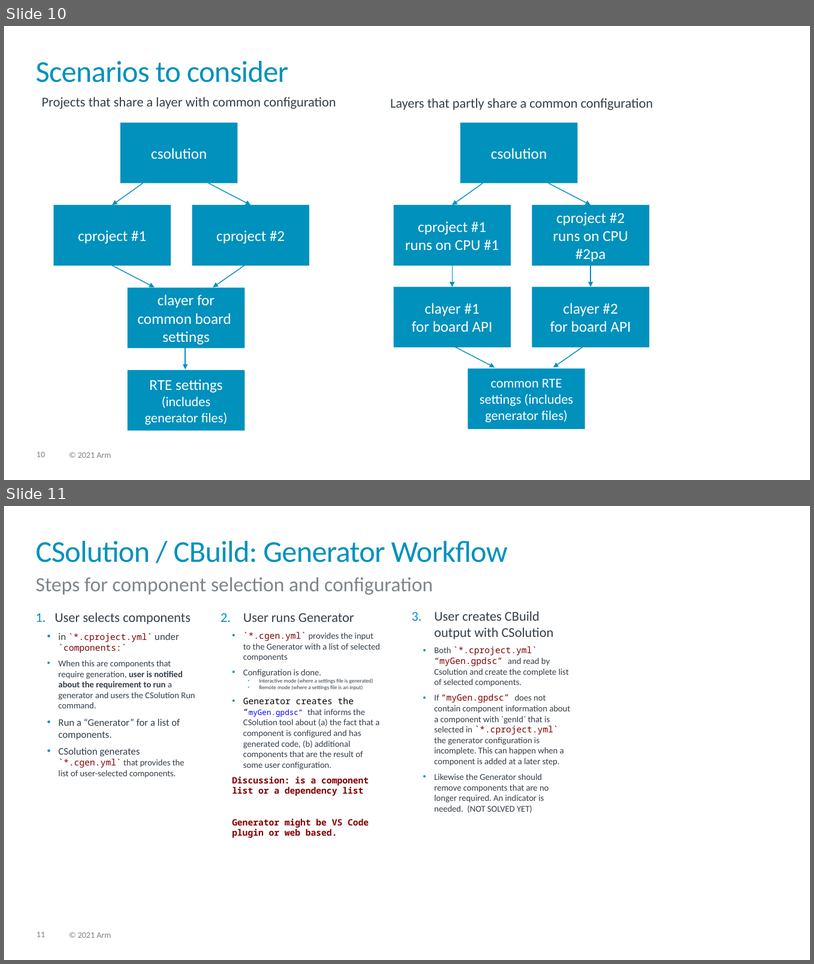
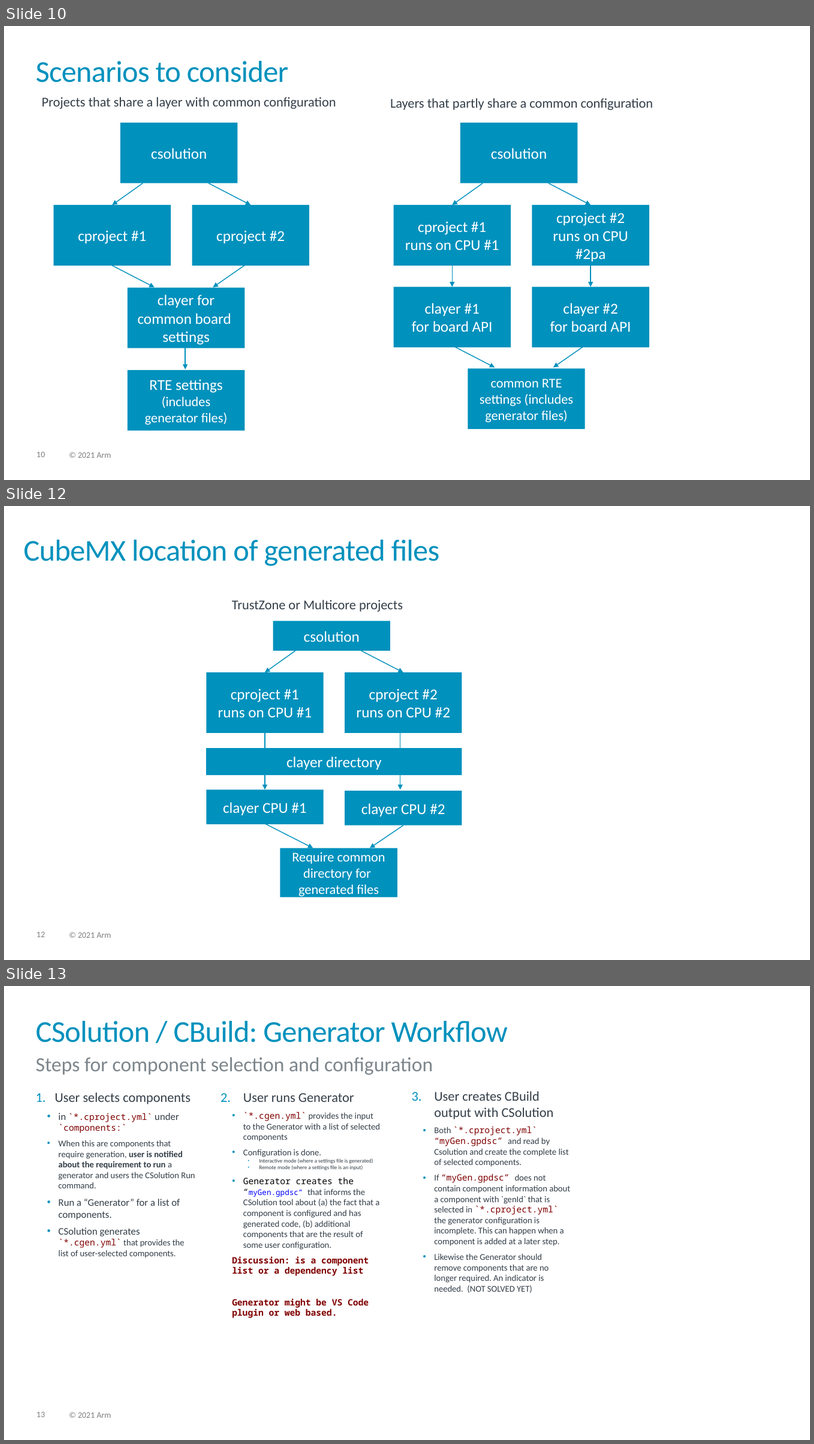
Before and after one commit to Open-CMSIS-Pack/devtools, a slide deck: tools/projmgr/docs/Manual/images/overview.pptx. Shown one above the other, each under a label of ours: slides 10 and 11 before the commit, slides 10, 12 and 13 after it; the slides between them are not shown. The pictures are 814x964 and 814x1444 pixels, drawn with LibreOffice and Linux fonts; fonts in the diff are those of the drawing. Boxes give left, top, right and bottom in pixels: in the first picture for what was removed or moved away, otherwise in the second. Text is boxed around its words. In the diff, an @@ line names an element or a change of style, - is before the commit and + after.

```diff
--- a/tools/projmgr/docs/Manual/images/overview.pptx
+++ b/tools/projmgr/docs/Manual/images/overview.pptx
@@ slide 12 added at box(4, 506, 810, 960), background #FFFFFF; not listed: 2 template elements that a slide beside it also shows @@
@@ title added at box(24, 540, 440, 566), 36 pt, text #0091BD @@
+CubeMX location of generated files
@@ text added at box(232, 600, 403, 612), 16 pt, text #333E48 @@
+TrustZone or Multicore projects
@@ rectangle added at box(273, 621, 390, 651), fill #0091BD, 18 pt, text #FFFFFF @@
+csolution
@@ arrow added from (296, 651) to (266, 672), #0091BD 1 pt @@
@@ arrow added from (362, 651) to (404, 672), #0091BD 1 pt @@
@@ rectangle added at box(207, 672, 324, 733), fill #0091BD, 18 pt, text #FFFFFF @@
+cproject #1
+runs on CPU #1
@@ rectangle added at box(345, 672, 462, 733), fill #0091BD, 18 pt, text #FFFFFF @@
+cproject #2
+runs on CPU #2
@@ arrow added from (266, 733) to (266, 790), #0091BD 1 pt @@
@@ arrow added from (400, 729) to (400, 790), #0091BD 1 pt @@
@@ rectangle added at box(207, 748, 462, 775), fill #0091BD, 18 pt, text #FFFFFF @@
+clayer directory
@@ rectangle added at box(207, 790, 324, 824), fill #0091BD, 18 pt, text #FFFFFF @@
+clayer CPU #1
@@ rectangle added at box(345, 790, 462, 825), fill #0091BD, 18 pt, text #FFFFFF @@
+clayer CPU #2
@@ arrow added from (266, 823) to (313, 848), #0091BD 1 pt @@
@@ arrow added from (404, 825) to (370, 848), #0091BD 1 pt @@
@@ rectangle added at box(281, 848, 398, 897), fill #0091BD, 16 pt, text #FFFFFF @@
+Require common directory for
+generated files
@@ what was slide 11 is now slide 13 @@
@@ page number at box(36, 1411, 45, 1417): text changed @@
-11
+13
```
Also in this commit, not shown: 1 other slide added, 1 other file.
